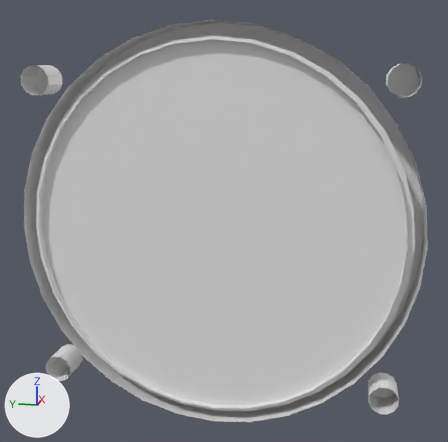
The Blender file dev/vsi_pa18.blend, before and after one commit.
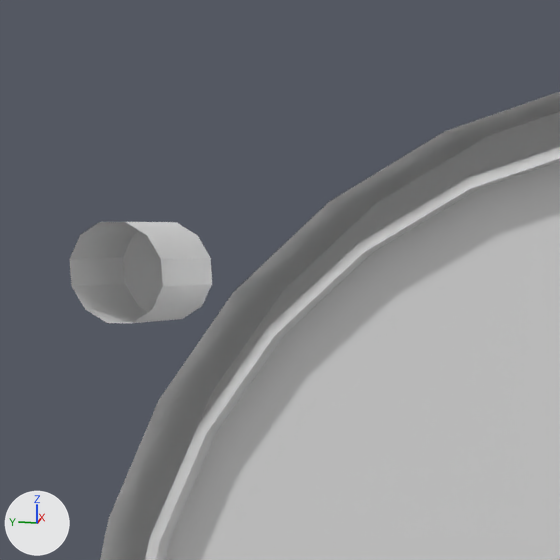
The first picture shows the older version from a 50 mm lens placed at (-0.2551, -0.2223, -0.4193), pointed at (-0.1778, -0.2068, -0.4387). The close-ups show both versions on the part from 0% to 37% of the width and 0% to 37% of the height of that picture; other places that the commit changed are outside them. Arrows for +X, +Y and +Z are at lower left; the lights stay in place. Materials are left out; every surface is plain grey.

Before the edit, the objects in view are built like this:
```python
me_circle = bpy.data.meshes.new('Circle')
me_circle.from_pydata(...)  # 33 vertices, 32 faces; spans x -0.0056, y -0.0213..0.0213, z -0.0213..0.0213
me_circle.polygons.foreach_set('use_smooth', [True] * 32)
me_circle.materials.append(mat_whitepaint)
me_mesh_016 = bpy.data.meshes.new('Mesh.016')
me_mesh_016.from_pydata(...)  # 128 vertices, 64 faces; spans x -0.0001..0.0039, y -0.0223..0.0228, z -0.0224..0.0225
me_mesh_016.polygons.foreach_set('use_smooth', [True] * 64)
me_mesh_016.materials.append(mat_blackmetal)
me_visses_002 = bpy.data.meshes.new('visses.002')
me_visses_002.from_pydata(...)  # 100 vertices, 96 faces; spans x -0.1805..-0.1762, y -0.2336..-0.1844, z -0.4627..-0.4188
me_visses_002.polygons.foreach_set('use_smooth', [True] * 96)
me_visses_002.materials.append(mat_blackmetal)
ob_bezeloutside = bpy.data.objects.new('bezeloutside', me_mesh_016)
ob_bezeloutside.location = (-0.17968, -0.20572, -0.44058)
ob_bezeloutside.rotation_euler = (1.571, 0.0, 0.0)  # degrees (90, 0, 0)
ob_bezeloutside.scale = (1.18, 1.18, 1.18)
ob_bezeloutside.show_transparent = True
ob_face = bpy.data.objects.new('Face', me_circle)
ob_face.location = (-0.17222, -0.20572, -0.44058)
ob_face.rotation_euler = (1.571, 0.0, 0.0)  # degrees (90, 0, 0)
ob_face.scale = (1.18, 1.18, 1.18)
ob_face.show_transparent = True
ob_screws = bpy.data.objects.new('screws', me_visses_002)
ob_screws.location = (0.0, 0.00351, 0.0)
ob_screws.show_transparent = True
# also in view: 'bezelinside' at (-0.1774, -0.2057, -0.4404)
```
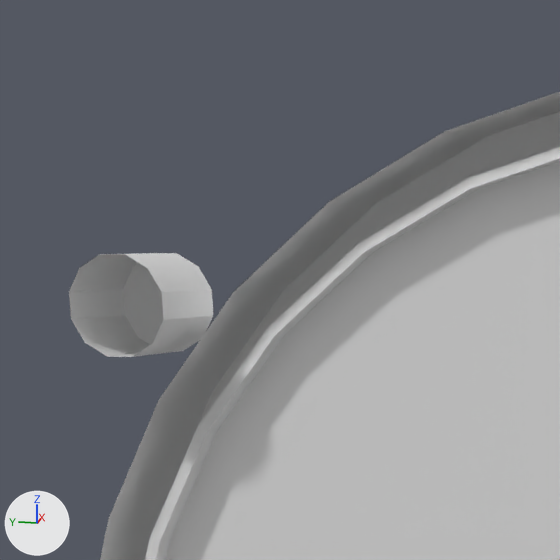
What differs and where, as boxes (x1, y1, x2, y2) in the close-ups (560 x 560 px):
'screws', reshaped: before (70, 222, 212, 323); after (69, 253, 213, 357)

What the commit changed:
me_visses_002 has 100 vertices, 96 faces and spans x -0.1805..-0.1762, y -0.2336..-0.1844, z -0.4627..-0.4188.
me_visses_002 is used by ob_screws; location (0.0, 0.00351, 0.0).
me_visses_002 part 1: the loose piece of 25 vertices spanning x -0.1805..-0.1764, y -0.1881..-0.1844, z -0.4226..-0.4189 is moved by (-0.0012, -0.0005, -0.0012).
